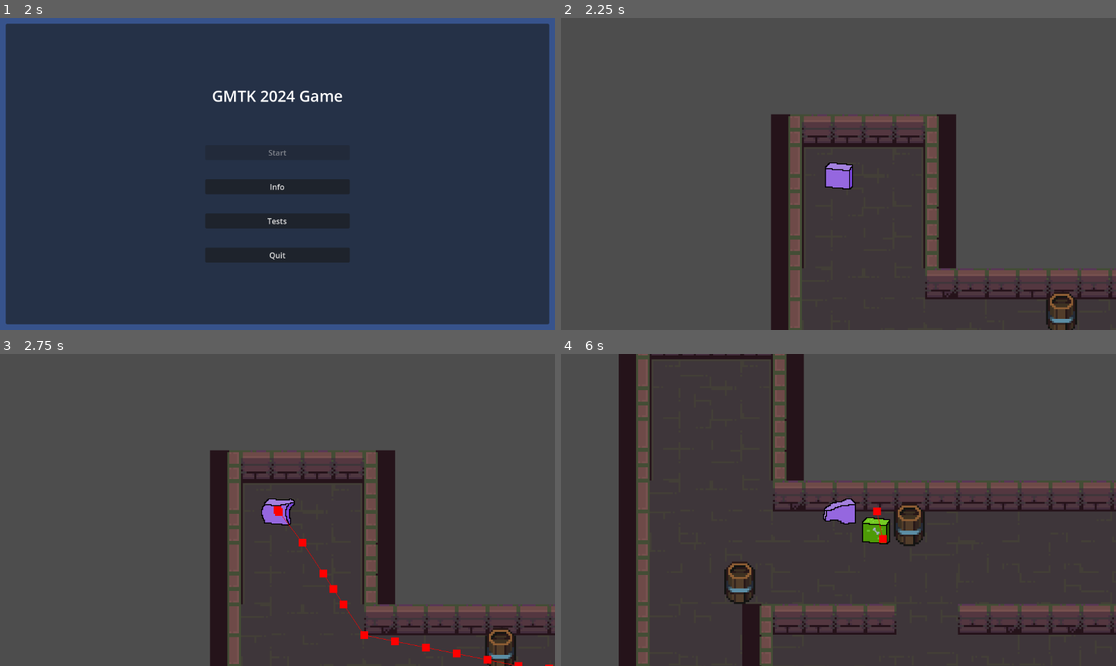
Above: before the commit, frames 1-4 (two rows, left to right).
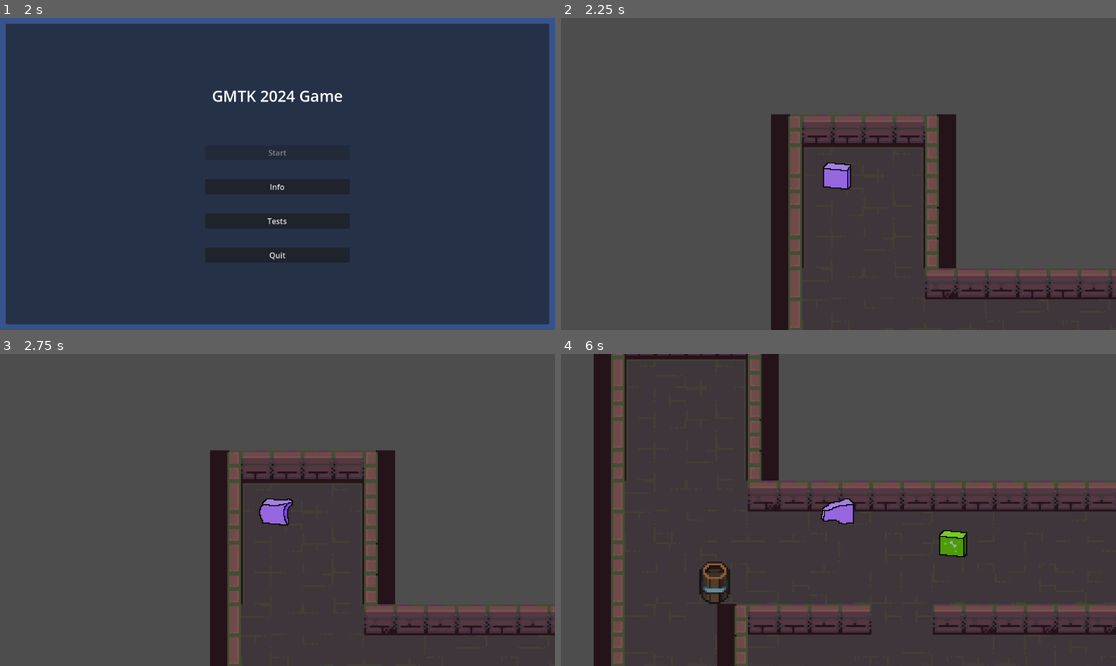
Above: after the commit, the same moments.

Repository: 2-shot/gmtk-2024
Game: Godot game, scene res://Menus/MainMenu.tscn
Two runs of this game, one before a commit and one after it. Both use one fixed random seed, a clock stepped at 60 frames per second and the inputs below.
Inputs:
- Up to frame 1 (2 s): click "Info" at 0.5 s; click "Back" at 1.25 s
- Up to frame 2 (2.25 s): click "Tests" at 2 s
- Up to frame 3 (2.75 s): no input
- Up to frame 4 (6 s): hold Right (right) 2.78-3.53 s; hold Down (down) 3.53-4.28 s; hold Right (right) 4.28-5.03 s; hold Up (up) 5.03-5.78 s; hold Left (left) from 5.78 s (still down)

Frame 1 is identical in both runs. In frame 2, 0.6% of the frame differs, in the area x 47-93%, y 46-100%; in frame 3, 1.1%; in frame 4, 18%, in the area x 5-100%, y 0-100%.

Commit message:
Add Enemy detection logic

Diff:
--- a/Characters/EnemyGreenOoze.tscn
+++ b/Characters/EnemyGreenOoze.tscn
@@ -25,14 +25,17 @@
 [node name="NavigationAgent2D" type="NavigationAgent2D" parent="."]
 radius = 16.0
 avoidance_mask = 0
-debug_enabled = true
 
 [node name="Timer" type="Timer" parent="."]
 wait_time = 0.5
 
 [node name="LineOfSight" type="RayCast2D" parent="."]
-exclude_parent = false
-target_position = Vector2(75, 0)
+modulate = Color(1, 0, 1, 1)
+target_position = Vector2(120, 0)
 script = ExtResource("3_lpnfg")
 
+[node name="DetectionTimeoutTimer" type="Timer" parent="."]
+wait_time = 3.0
+
 [connection signal="timeout" from="Timer" to="." method="_on_timer_timeout"]
+[connection signal="timeout" from="DetectionTimeoutTimer" to="." method="_on_detection_timeout_timer_timeout"]
--- a/Characters/enemy_green_ooze.gd
+++ b/Characters/enemy_green_ooze.gd
@@ -2,6 +2,7 @@
 
 @onready var navigation_agent_2d: NavigationAgent2D = $NavigationAgent2D
 @onready var los = $LineOfSight
+@onready var detection_timeout_timer: Timer = $DetectionTimeoutTimer
 
 #slime properties
 var movement_speed=40
@@ -9,12 +10,12 @@
 
 @export var target: Node2D = null
 #interaction with hero
-var detected_hero: bool = true
 var can_eat_hero: bool=false
 var hero_can_eat_me: bool=false
 
 #line of sight
-var player_spotted:bool=false
+var player_detected:bool=false
+var player_visible:bool=false
 
 
 func _ready():
@@ -22,35 +23,58 @@
 	get_node("Timer").start()
 
 
+# pathfinding timer, update pathfinding target
 func _on_timer_timeout() -> void:
-	update_pathfinding()
-	navigation_agent_2d.target_position = target.global_position
+	if target:
+		#print("updating pathfinding")
+		navigation_agent_2d.target_position = target.global_position
 
-func update_pathfinding():
-	print("trying to update pathfinding")
-	if target and detected_hero:
-		print("updating pathfinding")
-		navigation_agent_2d.target_position = target.global_position
+#detection timer
+func _on_detection_timeout_timer_timeout() -> void:
+	player_detected=false
+
+#draw circle for raycast adjustment (debugging)
+#func _draw():
+#	draw_circle(target.global_position- global_position + Vector2(0,2),5,Color.RED)
 
 
 func _physics_process(_delta):
 	if navigation_agent_2d.is_navigation_finished():
 		return
 
-	los.look_at(target.global_position)
-	#if player_spotted:
+	#Move Line of Sight Raycast to look toward player
+	los.look_at(target.global_position + Vector2(0,2))	# fix todo. Currently adjusting to hit players colision shape
+#	queue_redraw()
 
-
+	check_player_in_direction()
+	prints("Player Detected: ",player_detected,"  Player Visible:", player_visible)
 	var current_agent_position = global_position
 	var next_path_position = navigation_agent_2d.get_next_path_position()
-	velocity = current_agent_position.direction_to(next_path_position) * movement_speed
+
+	if player_visible:
+		#reset timer if visible
+		if not detection_timeout_timer.is_stopped():
+			detection_timeout_timer.stop()
+	else:
+		#start detection timer if not started yet
+		if detection_timeout_timer.is_stopped():
+			detection_timeout_timer.start()
+
+	if player_detected:
+		velocity = current_agent_position.direction_to(next_path_position) * movement_speed
+	else:
+		velocity = Vector2.ZERO
+
 	move_and_slide()
 
 func check_player_in_direction():
 	var collider = los.get_collider()
+	#print(collider)
 	if collider and collider.is_in_group("Player"):
-		player_spotted=true
-		print("Player Spotted")
+		player_detected=true
+		player_visible=true
+	else:
+		player_visible=false
 
 
 
--- a/Characters/hero.tscn
+++ b/Characters/hero.tscn
@@ -224,7 +224,6 @@
 script = ExtResource("1_hje2x")
 
 [node name="Sprite2D" type="Sprite2D" parent="."]
-position = Vector2(1, 0)
 scale = Vector2(0.5, 0.5)
 texture = ExtResource("2_2bg40")
 hframes = 6
--- a/Characters/line_of_sight.gd
+++ b/Characters/line_of_sight.gd
@@ -7,6 +7,6 @@
 
 
 # Called every frame. 'delta' is the elapsed time since the previous frame.
-func _process(delta: float) -> void:
-	if is_colliding():
-		print("Colliding!")
+#func _process(delta: float) -> void:
+	#if is_colliding():
+		#print("Colliding!")
--- a/Levels/TestLevel.tscn
+++ b/Levels/TestLevel.tscn
@@ -1257,7 +1257,7 @@
 sources/3 = SubResource("TileSetAtlasSource_44xv7")
 sources/4 = SubResource("TileSetAtlasSource_ke5eq")
 
-[node name="testlevel" type="Node2D"]
+[node name="testlevel" type="Node2D" groups=["Player"]]
 y_sort_enabled = true
 
 [node name="Walls and Ground" type="TileMapLayer" parent="."]
@@ -1265,7 +1265,7 @@
 tile_map_data = PackedByteArray("AAAAAAAAAQAAAAAAAAAAAAEAAQAAAAMAAAAAAAIAAQAAAAIAAAAAAAMAAQAAAAMAAAAAAAQAAQAAAAIAAAABAA …(6800 unchanged characters)…
 tile_set = SubResource("TileSet_vjqse")
 
-[node name="hero" parent="." instance=ExtResource("6_dwe6h")]
+[node name="hero" parent="." groups=["Player"] instance=ExtResource("6_dwe6h")]
 position = Vector2(35, 31)
 
 [node name="Camera2D" type="Camera2D" parent="hero"]
@@ -1275,8 +1275,5 @@
 position = Vector2(238, 118)
 target = NodePath("../hero")
 
-[node name="Barrel1" parent="." instance=ExtResource("8_a7s5f")]
-position = Vector2(151, 103)
-
 [node name="Barrel2" parent="." instance=ExtResource("8_a7s5f")]
 position = Vector2(63, 133)
